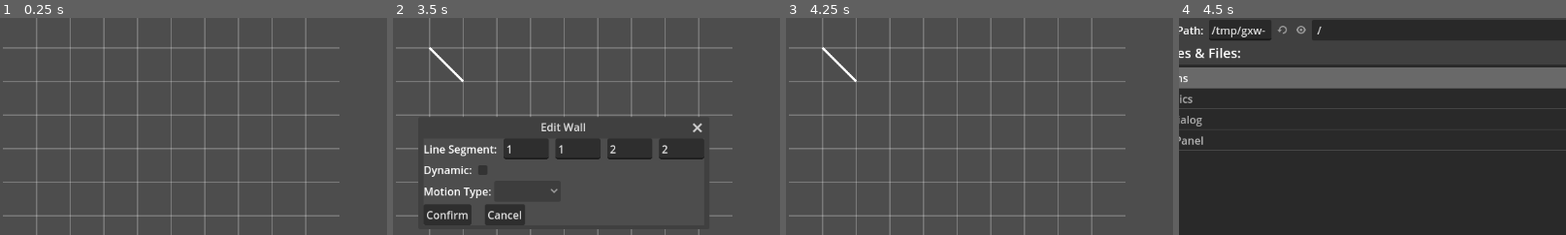
Above: before the commit, frames 1-4 (left to right).
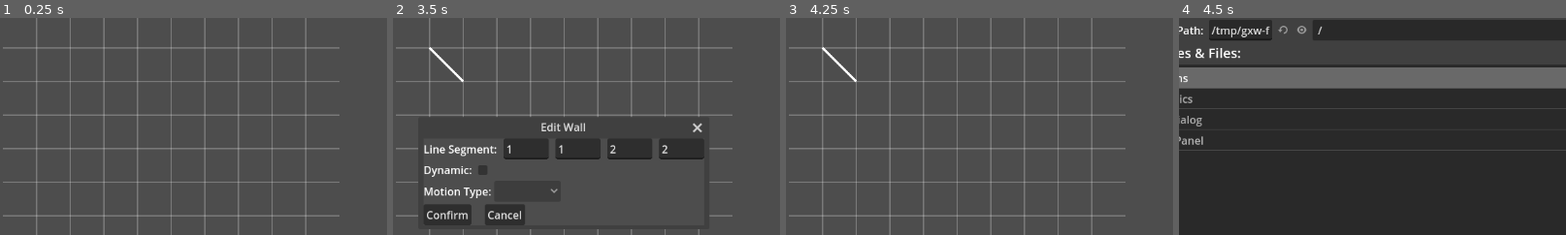
Above: after the commit, the same moments.

Repository: 7Limes/factory-minigame-editor
Game: Godot game, scene res://root.tscn
The game is run twice, just before and just after one commit, with the same random seed, the same clock (stepped at 60 frames per second) and the same inputs.
Inputs:
- Up to frame 1 (0.25 s): no input
- Up to frame 2 (3.5 s): click "New Wall" at 0.5 s; click "New Wall" at 1.25 s; click "Confirm" at 2 s; click "New Wall" at 2.75 s
- Up to frame 3 (4.25 s): click "Confirm" at 3.5 s
- Up to frame 4 (4.5 s): click "Load Level" at 4.25 s
The pictures show only the part of the screen within x 28-78%, y 12-62%; the shares and areas given below are measured in that part.

Frames 1-3 are identical in both runs. In frame 4, 0.1% of the frame differs, in the area x 22-38%, y 3-10%.

Commit message:
Clamp decimal values in wall dialog

Diff:
--- a/WallDialog/wall_dialog.gd
+++ b/WallDialog/wall_dialog.gd
@@ -63,7 +63,7 @@
 		error_dialog.dialog_text = 'Expected a decimal number for %s.' % entry_name
 		error_dialog.popup_centered()
 		return null
-	return float(entry.text)
+	return clampf(float(entry.text), 0.0, 10.0)
 
 
 # Returns true if any nulls exist in the array or any nested arrays.
